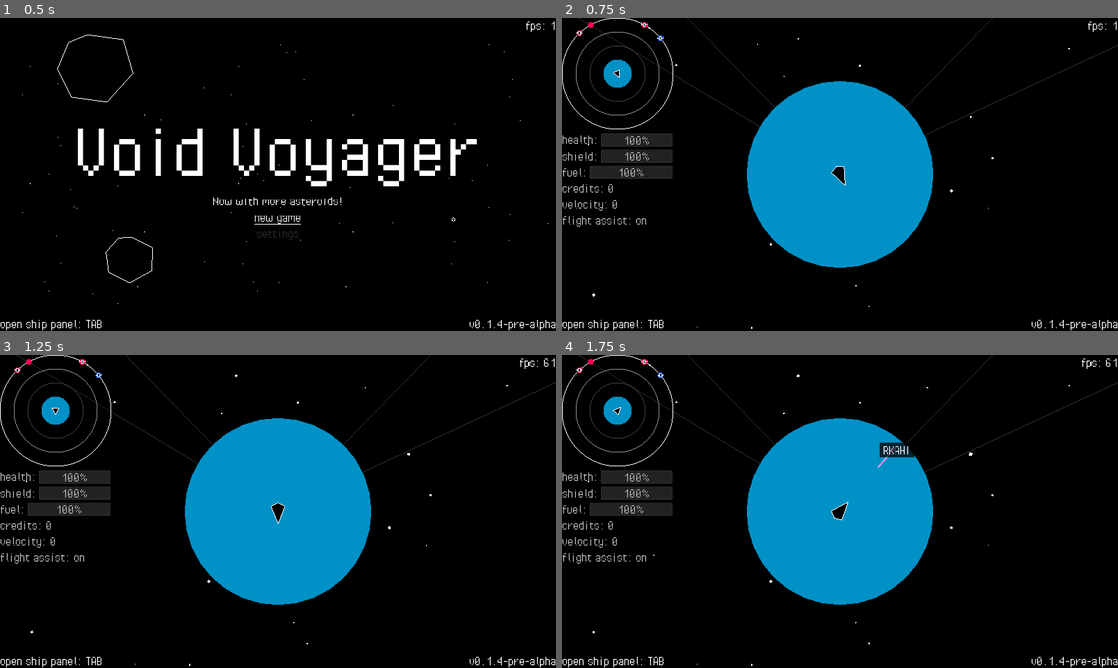
Above: before the commit, frames 1-4 (two rows, left to right).
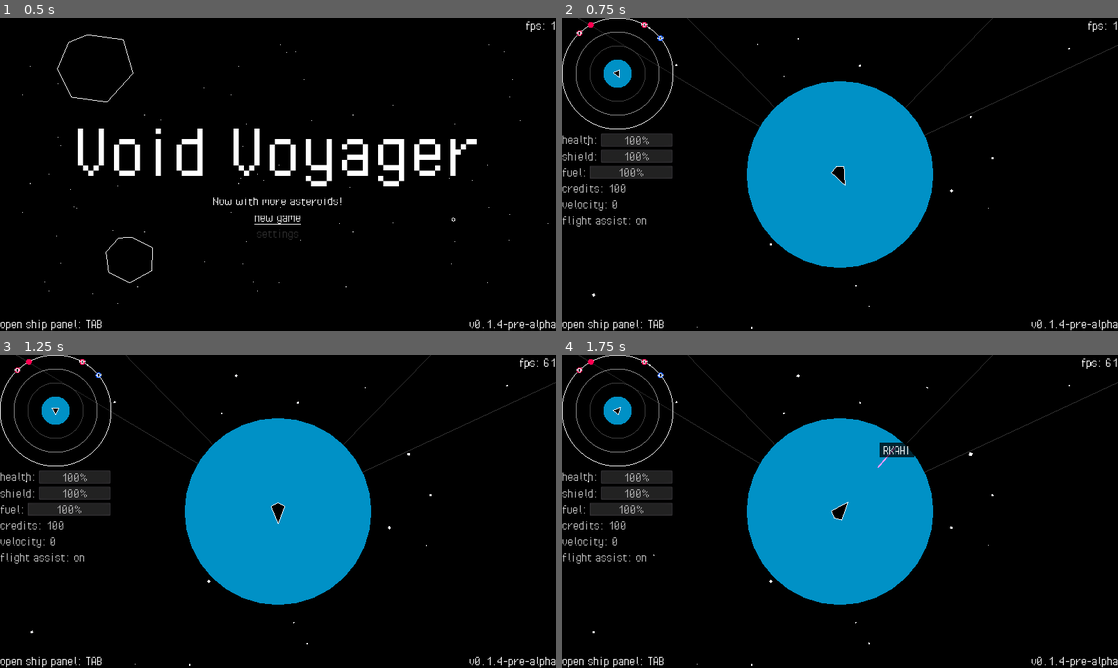
Above: after the commit, the same moments.

Repository: fossqueen/void-voyager-old
Game: Godot game, scene res://main.tscn
Two runs of this game, one before a commit and one after it. Both use one fixed random seed, a clock stepped at 60 frames per second and the inputs below.
Inputs (mouse positions are in pixels of both pictures, inside the frame that each line leads up to):
- Up to frame 1 (0.5 s): no input
- Up to frame 2 (0.75 s): click "new game" at 0.5 s
- Up to frame 3 (1.25 s): no input
- Up to frame 4 (1.75 s): tap Enter (ui_accept) at 1.25 s; drag from (840, 511) to (895, 442) at 1.27 s

Frame 1 is identical in both runs. In frame 2, less than 0.1% of the frame differs, in the area x 8-12%, y 53-56%; in frame 3, less than 0.1%; in frame 4, less than 0.1%.

Commit message:
Implemented Station Art and Services

Diff:
--- a/main.gd
+++ b/main.gd
@@ -48,6 +48,7 @@
 
 func create_save() -> void:
 	_save.player = PlayerSave.new()
+	_save.player.credits = 100 # give the player a little spending money
 	_save.galaxy = Galaxy.new()
 	_save.galaxy.galaxy = _galaxy_generator.initialize_galaxy(1024, 1024, 0.67)
 	_save.write_savefile()
--- a/station/station-object.gd
+++ b/station/station-object.gd
@@ -3,5 +3,5 @@
 var radar_icon = "station"
 
 
-func _draw():
-	draw_circle(Vector2.ZERO, 64, Color.orchid)
+#func _draw():
+#	draw_circle(Vector2.ZERO, 64, Color.orchid)
--- a/station/station.gd
+++ b/station/station.gd
@@ -18,6 +18,9 @@
 onready var ui = $StationUI
 onready var station = $Station
 onready var camera = $Station/Camera
+
+onready var large_station = load("res://station/prefabs/ring.tscn")
+onready var small_station = load("res://station/prefabs/hangar.tscn")
 
 var available_missions: Array = []
 var mouse_entered: bool = false
@@ -93,6 +96,14 @@
 
 
 func _ready():
+	if station_size == SIZE.large:
+		var new_art = large_station.instance()
+		station.add_child(new_art)
+	else:
+		var new_art = small_station.instance()
+		station.add_child(new_art)
+
+
 	var count = 10
 	while count > 0:
 		var new_mission = generate_mission()
